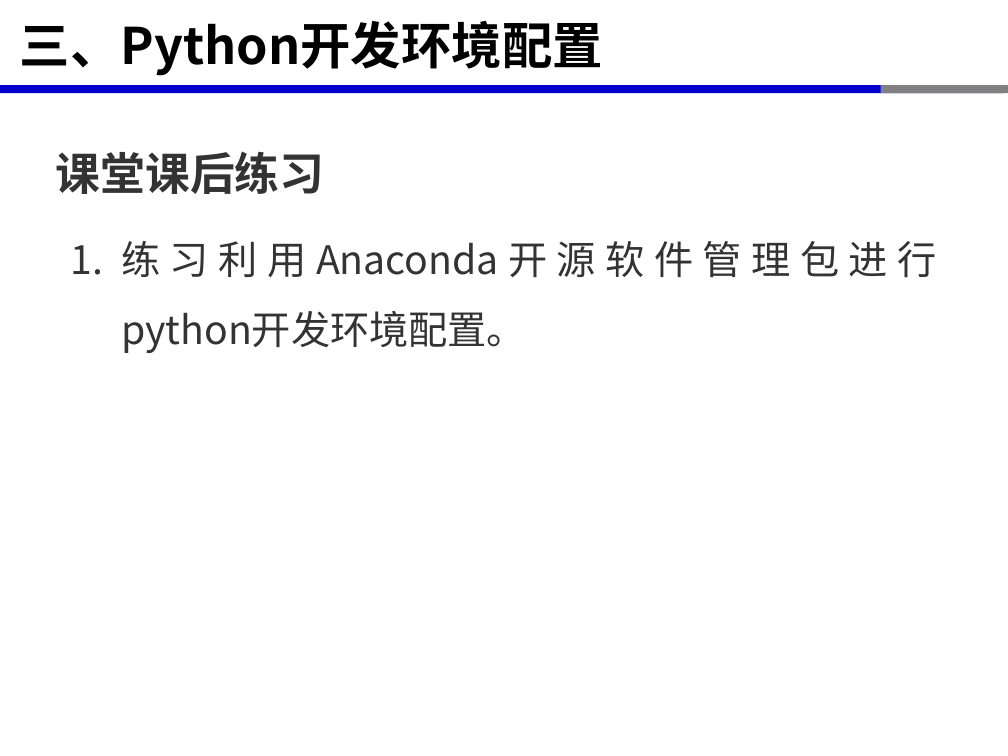
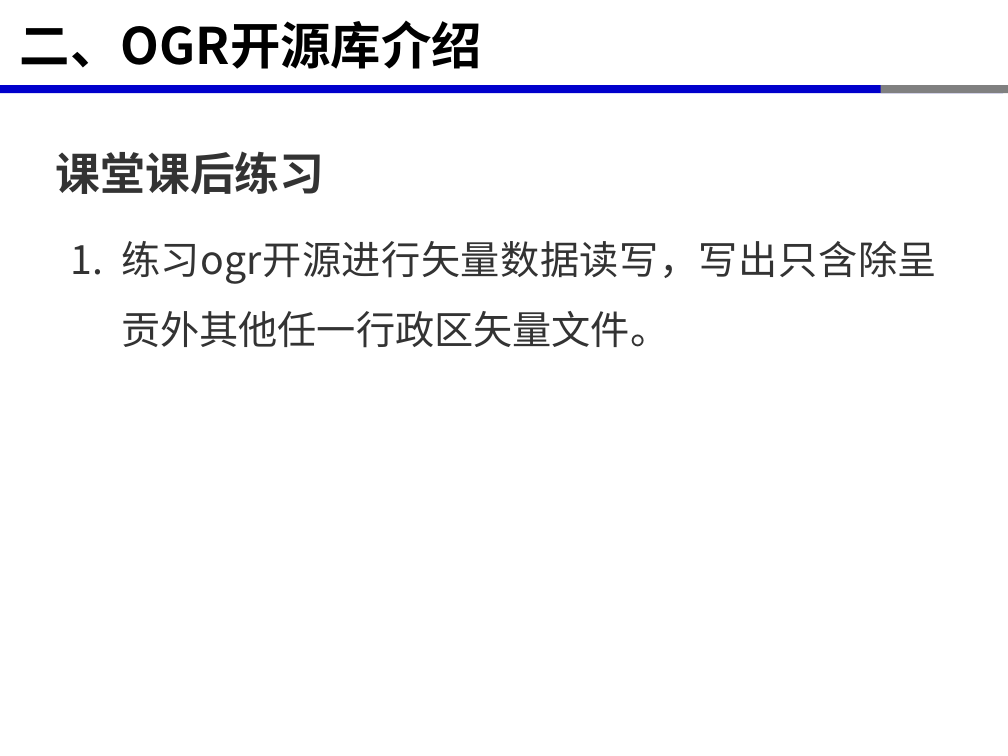
Before and after one commit to xinluo2018/open-source-gis-course, a slide deck: slide 16 of 第4章- OGR开源库及矢量数据处理-8课时/第3章-OGR开源库及矢量数据处理-8学时.pptx (slide 15 before the commit). Drawn at 1008x756 pixels with LibreOffice and Linux fonts; fonts in the diff are those of the drawing. Boxes give left, top, right and bottom in pixels: in the first picture for what was removed or moved away, otherwise in the second. Text is boxed around its words. In the diff, an @@ line names an element or a change of style, - is before the commit and + after.

```diff
--- a/第4章- OGR开源库及矢量数据处理-8课时/第3章-OGR开源库及矢量数据处理-8学时.pptx
+++ b/第4章- OGR开源库及矢量数据处理-8课时/第3章-OGR开源库及矢量数据处理-8学时.pptx
@@ title at box(20, 21, 482, 69): text changed @@
-三、Python开发环境配置
+二、OGR开源库介绍
@@ text at box(121, 241, 937, 348): text changed @@
-1. 练习利用Anaconda开源软件管理包进行python开发环境配置。
+1. 练习ogr开源进行矢量数据读写，写出只含除呈贡外其他任一行政区矢量文件。
```
Also in this commit, not shown: 11 other slides changed, 1 slide added, 15 other files.
